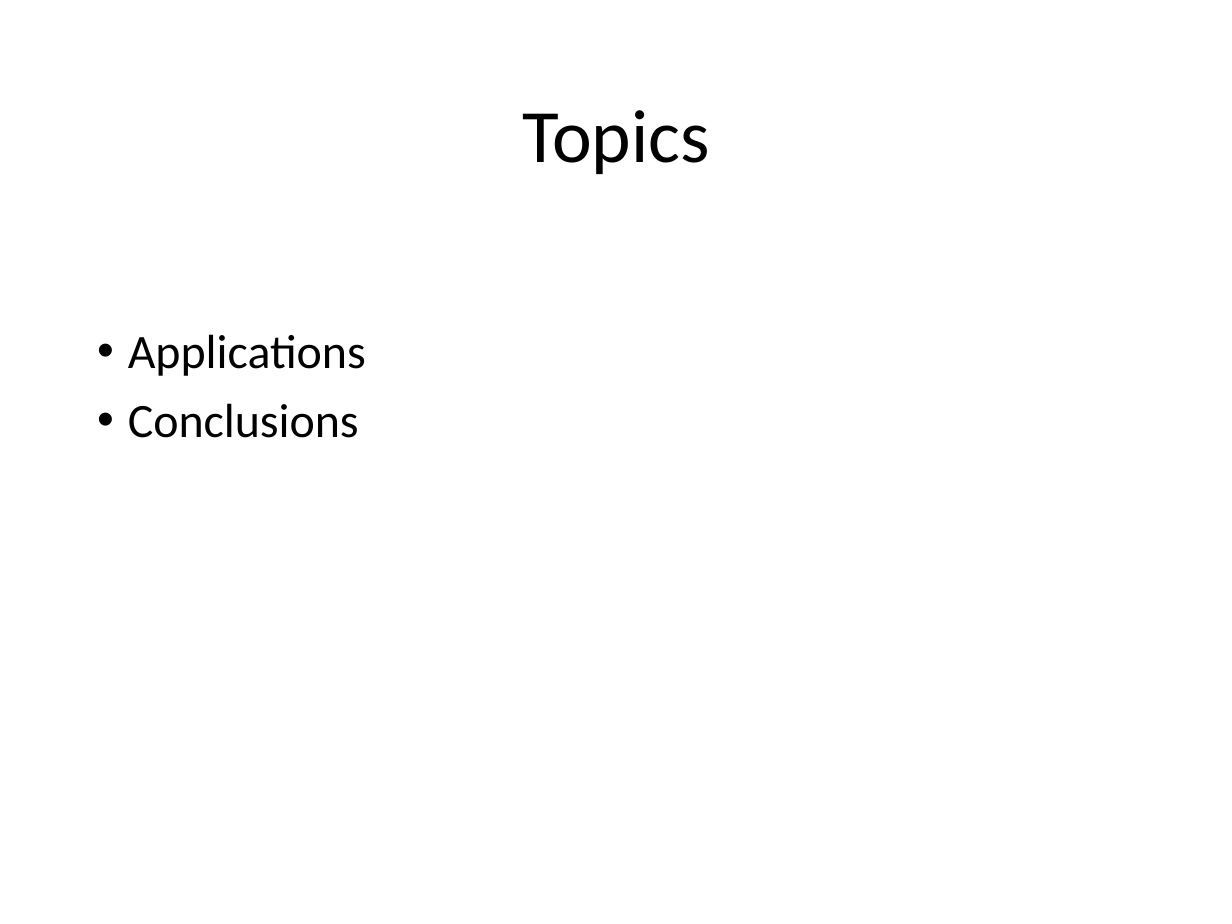
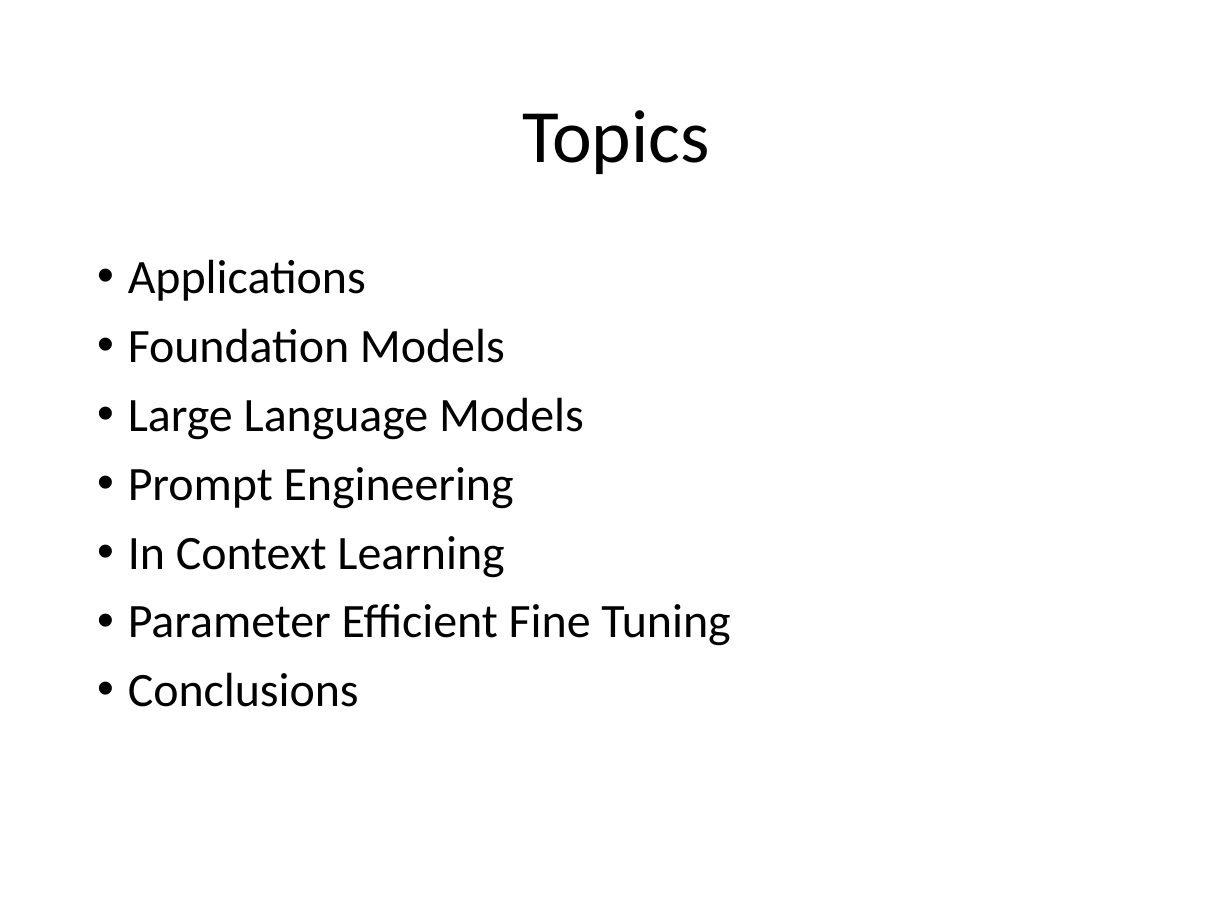
Before and after one commit to look4pritam/LargeLanguageModels, a slide deck: slide 2 of Presentations/LargeLanguageModels.pptx. Drawn at 1232x924 pixels with LibreOffice and Linux fonts; fonts in the diff are those of the drawing. Boxes give left, top, right and bottom in pixels: in the first picture for what was removed or moved away, otherwise in the second. Text is boxed around its words. In the diff, an @@ line names an element or a change of style, - is before the commit and + after.

```diff
--- a/Presentations/LargeLanguageModels.pptx
+++ b/Presentations/LargeLanguageModels.pptx
@@ text at [128, 328, 730, 646]: paragraphs added @@
+• Foundation Models
+• Large Language Models
+• Prompt Engineering
+• In Context Learning
+• Parameter Efficient Fine Tuning
```
Also in this commit, not shown: 1 other slide changed, 9 slides added.
